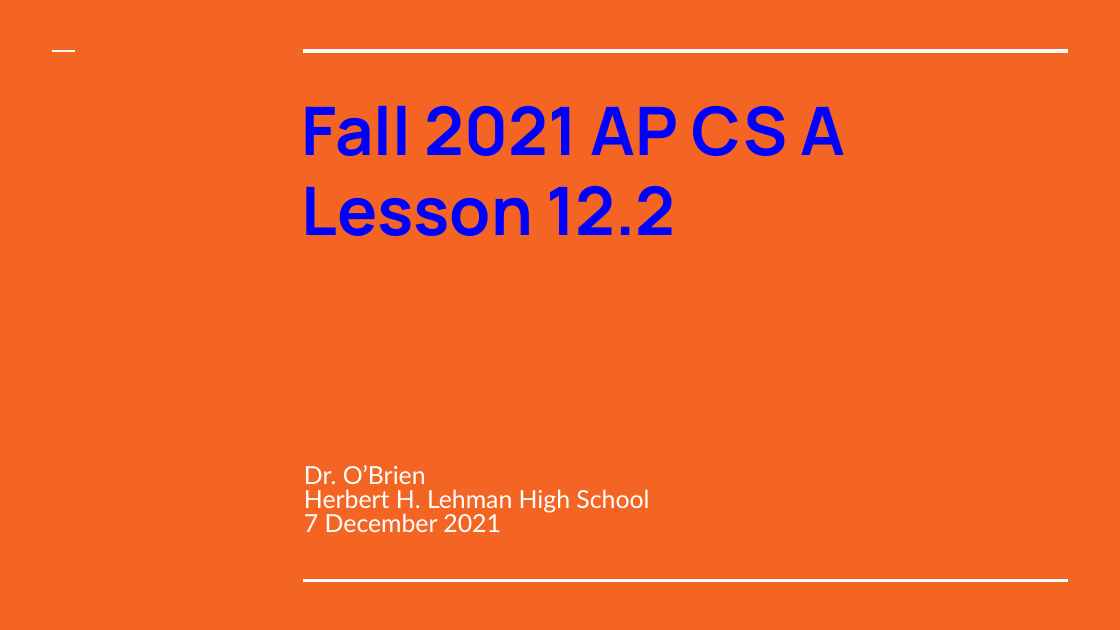
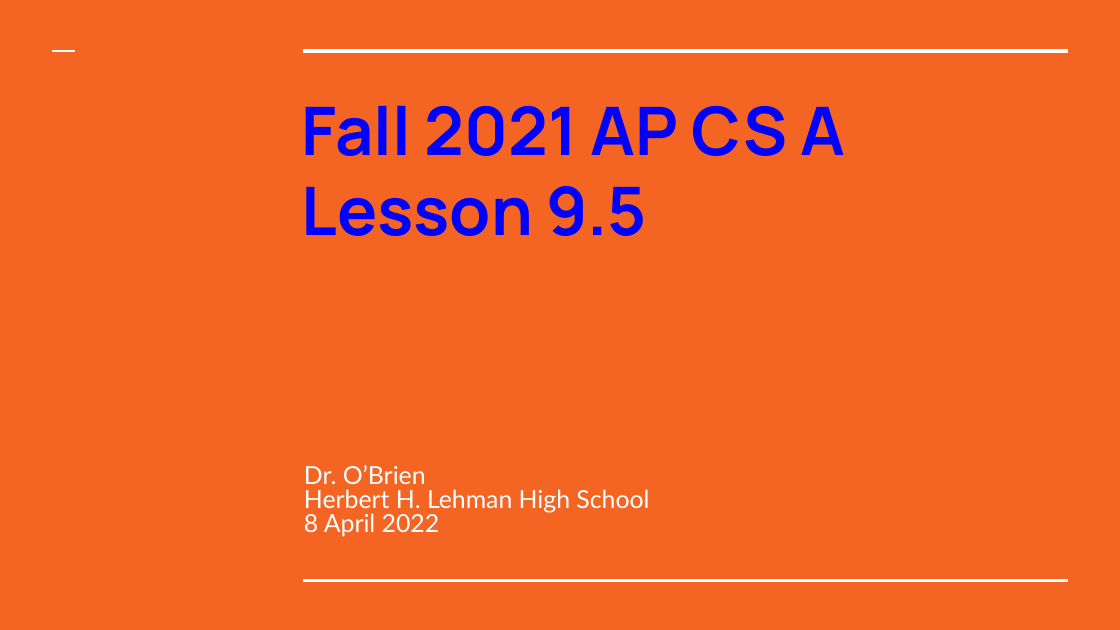
Before and after one commit to cobrien87/work, a slide deck: slide 1 of old/apcsa_12_2.pptx. Drawn at 1120x630 pixels with LibreOffice and Linux fonts; fonts in the diff are those of the drawing; background and template pictures are left out. Boxes give left, top, right and bottom in pixels: in the first picture for what was removed or moved away, otherwise in the second. Text is boxed around its words. In the diff, an @@ line names an element or a change of style, - is before the commit and + after.

```diff
--- a/old/apcsa_12_2.pptx
+++ b/old/apcsa_12_2.pptx
@@ title at (302, 186, 647, 236): text changed @@
-Lesson 12.2
+Lesson 9.5
@@ subtitle at (304, 513, 440, 537): text changed @@
-7 December 2021
+8 April 2022
```
Also in this commit, not shown: 7 slides added, 8 slides removed, 9 other files.
